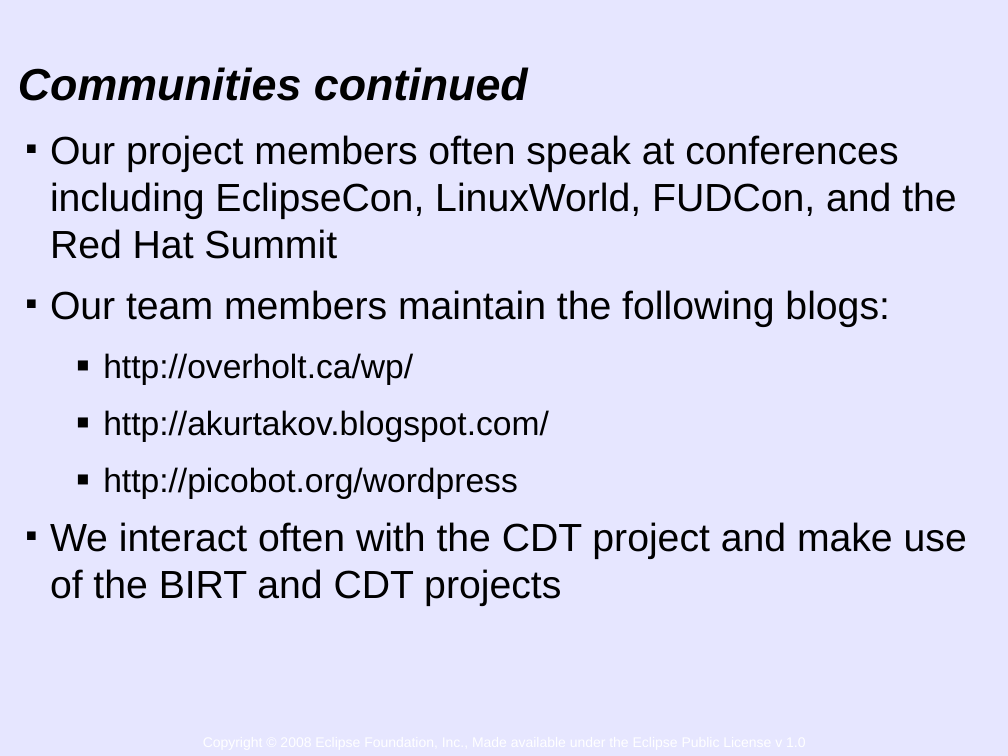
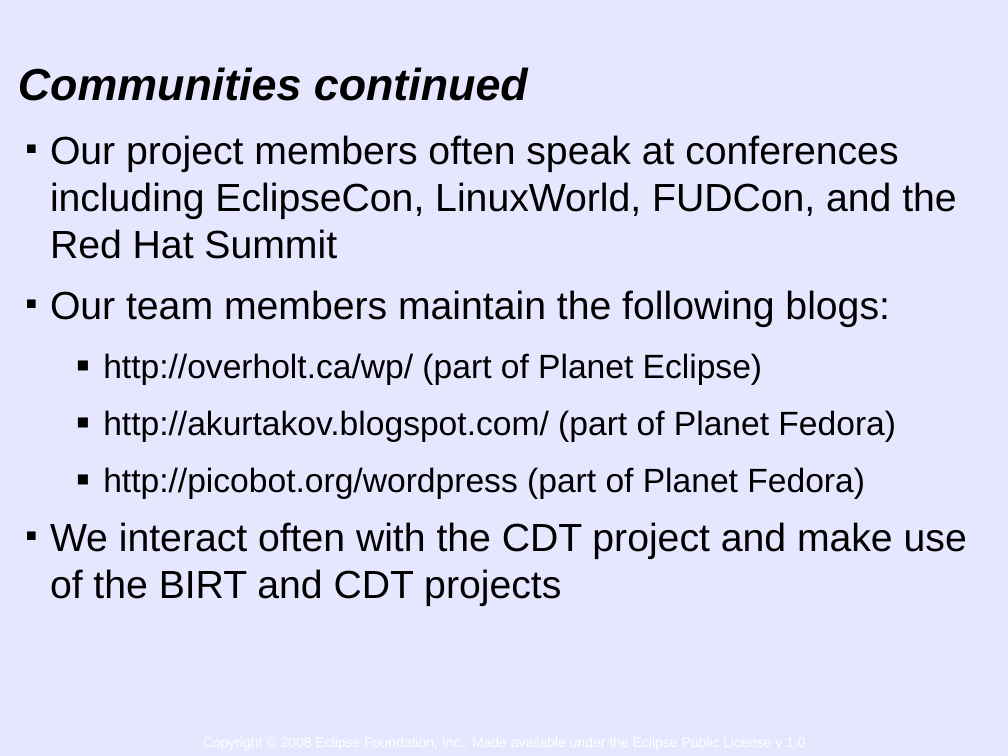
Before and after one commit to eclipse-linuxtools/linuxtools-website, a slide deck: slide 17 of doc/LinuxTools0.1ReleaseReview.odp (slide 16 before the commit). Drawn at 1008x756 pixels with LibreOffice and Linux fonts; fonts in the diff are those of the drawing; background and template pictures are left out. Boxes give left, top, right and bottom in pixels: in the first picture for what was removed or moved away, otherwise in the second. Text is boxed around its words. In the diff, an @@ line names an element or a change of style, - is before the commit and + after.

```diff
--- a/doc/LinuxTools0.1ReleaseReview.odp
+++ b/doc/LinuxTools0.1ReleaseReview.odp
@@ text at box(103, 353, 896, 499): text changed @@
-  ▪ http://overholt.ca/wp/
-  ▪ http://akurtakov.blogspot.com/
-  ▪ http://picobot.org/wordpress
+  ▪ http://overholt.ca/wp/ (part of Planet Eclipse)
+  ▪ http://akurtakov.blogspot.com/ (part of Planet Fedora)
+  ▪ http://picobot.org/wordpress (part of Planet Fedora)
```
Also in this commit, not shown: 4 other slides changed, 1 slide added.
